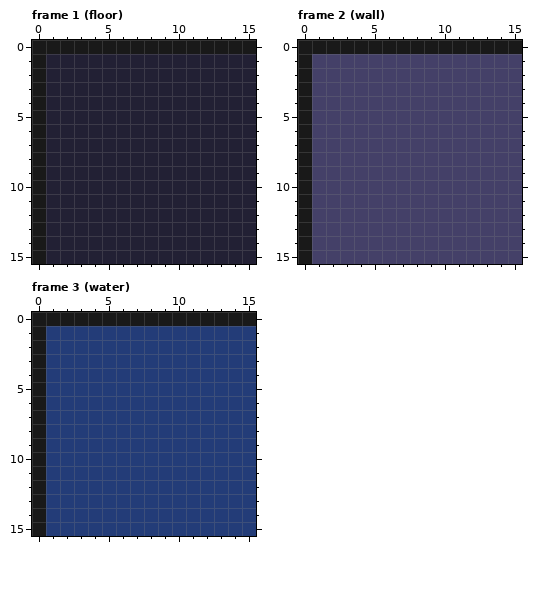
File history of a pixel-art file, assets/images/tileset.aseprite. This is how it looked before the edit.
16x16 pixels, 5 frames. Shown: frame 1 (floor), frame 2 (wall), frame 3 (water). The commit also changed other frames, which this record leaves out.
After:
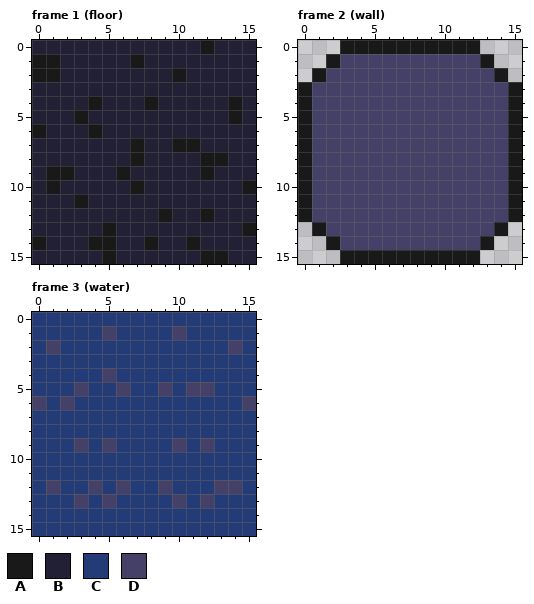
Palette (. is transparent): A #191919  B #222034  C #233c78  D #444068
From old to new:
Changed rows in their new state; - is an unchanged pixel.
Frame 1 (floor):
first column x 0:
 0 BBBBBBBBBBBB-BBB
 1 -A-----A--------
 2 -A--------A-----
 3 B---------------
 4 B---A---A-----A-
 5 B--A----------A-
 6 ----A-----------
 7 B------A--AA----
 8 B------A----AA--
 9 BAA---A-----A---
10 BA-----A-------A
11 B--A------------
12 B--------A--A---
13 B----A---------A
14 ----AA--A--A----
15 B----A------AA--
Frame 2 (wall):
first column x 0:
 0 ...----------...
 1 ..A----------A..
 2 .A------------A.
 3 ---------------A
 4 ---------------A
 5 ---------------A
 6 ---------------A
 7 ---------------A
 8 ---------------A
 9 ---------------A
10 ---------------A
11 ---------------A
12 ---------------A
13 .A------------A.
14 ..A----------A..
15 ...AAAAAAAAAA...
Frame 3 (water):
first column x 0:
 0 CCCCCCCCCCCCCCCC
 1 C----D----D-----
 2 CD------------D-
 3 C---------------
 4 C----D----------
 5 C--D--D--D-DD---
 6 D-D------------D
 7 C---------------
 8 C---------------
 9 C--D-D----D-D---
10 C---------------
11 C---------------
12 CD--D-D--D---DD-
13 C--D-D----D-D---
14 C---------------
15 C---------------
